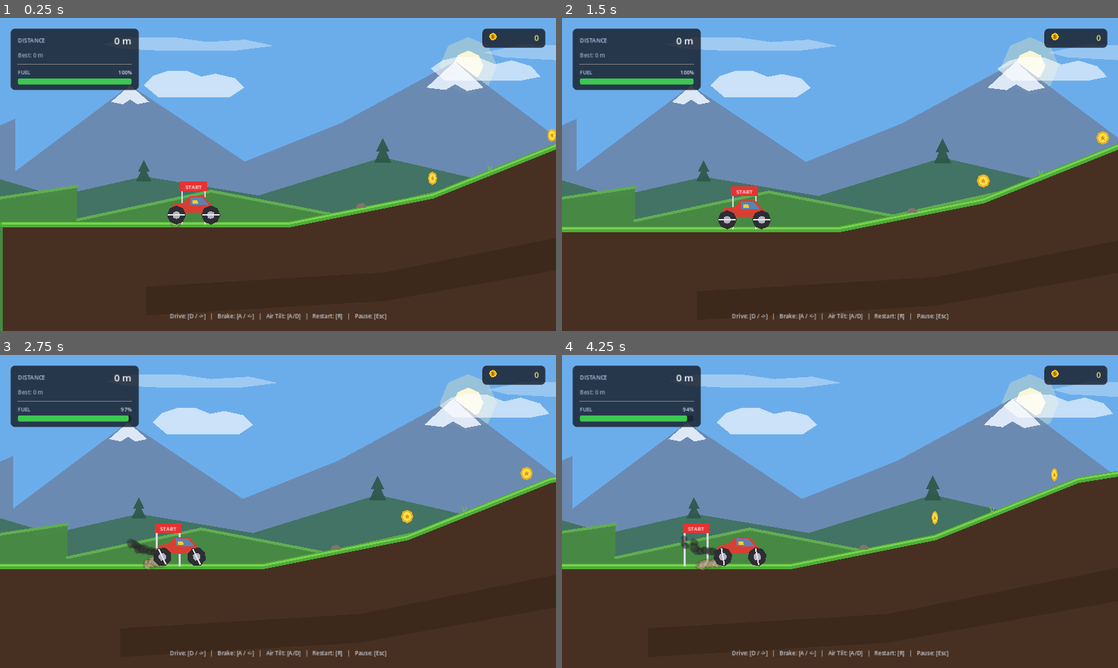
Above: before the commit, frames 1-4 (two rows, left to right).
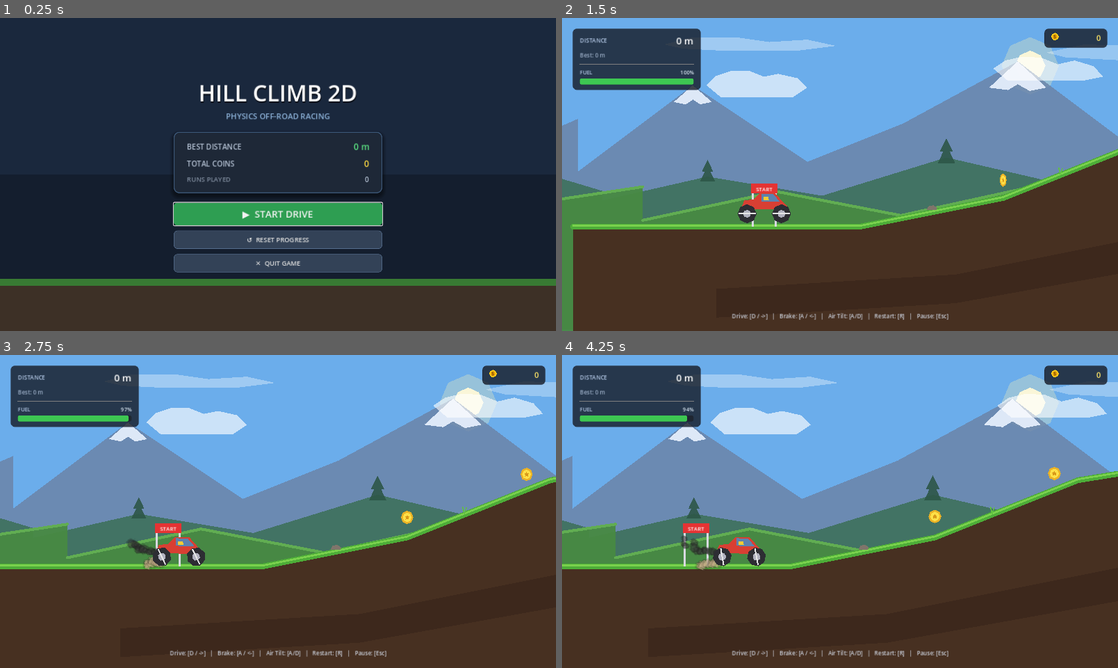
Above: after the commit, the same moments.

Repository: joelrokz2006-ops/hill-climb-2
Game: Godot game, scene res://scenes/main/Main.tscn
Same seed, same stepped clock (60 frames per second), same inputs: the game is played once before the commit and once after it.
Inputs (mouse positions are in pixels of both pictures, inside the frame that each line leads up to):
- Up to frame 1 (0.25 s): no input
- Up to frame 2 (1.5 s): click (840, 240) at 0.5 s, where only the run after the commit has a clickable "↺ RESET PROGRESS"; click (840, 215) at 1.25 s, where only the run after the commit has a clickable "▶ START DRIVE"
- Up to frame 3 (2.75 s): tap Enter (ui_accept) at 2 s; hold D from 2.03 s (still down); hold Enter (ui_accept) from 2.03 s (still down)
- Up to frame 4 (4.25 s): release D at 2.78 s; release Enter (ui_accept) at 2.78 s; hold Left (brake_reverse) 2.78-3.53 s; tap P at 2.85 s; tap Enter (ui_accept) at 3.02, 3.05, 3.32 s; hold D from 3.53 s (still down); hold Enter (ui_accept) from 3.53 s (still down)

The runs differ from the first frame. In frame 1, 82% of the frame differs, in the area x 0-100%, y 0-100%; in frame 2, 6.2%; in frame 3, 0.5%; in frame 4, 0.6%.

Commit message:
feat(core): implement SaveManager persistence, MainMenu scene, and scene switcher flow

Diff:
--- /dev/null
+++ b/scenes/main/MainMenu.tscn
@@ -0,0 +1,240 @@
+[gd_scene load_steps=7 format=3 uid="uid://main_menu_scene_001"]
+
+[ext_resource type="Script" path="res://scripts/core/MainMenuController.gd" id="1_controller"]
+
+[sub_resource type="StyleBoxFlat" id="StyleBoxFlat_card"]
+bg_color = Color(0.12, 0.16, 0.22, 0.95)
+border_width_left = 2
+border_width_top = 2
+border_width_right = 2
+border_width_bottom = 2
+border_color = Color(0.24, 0.35, 0.48, 1)
+corner_radius_top_left = 12
+corner_radius_top_right = 12
+corner_radius_bottom_right = 12
+corner_radius_bottom_left = 12
+shadow_color = Color(0, 0, 0, 0.4)
+shadow_size = 10
+shadow_offset = Vector2(0, 6)
+
+[sub_resource type="StyleBoxFlat" id="StyleBoxFlat_btn_start"]
+bg_color = Color(0.18, 0.62, 0.32, 1)
+corner_radius_top_left = 8
+corner_radius_top_right = 8
+corner_radius_bottom_right = 8
+corner_radius_bottom_left = 8
+
+[sub_resource type="StyleBoxFlat" id="StyleBoxFlat_btn_start_hover"]
+bg_color = Color(0.24, 0.75, 0.38, 1)
+corner_radius_top_left = 8
+corner_radius_top_right = 8
+corner_radius_bottom_right = 8
+corner_radius_bottom_left = 8
+
+[sub_resource type="StyleBoxFlat" id="StyleBoxFlat_btn_secondary"]
+bg_color = Color(0.2, 0.26, 0.34, 1)
+border_width_left = 1
+border_width_top = 1
+border_width_right = 1
+border_width_bottom = 1
+border_color = Color(0.35, 0.45, 0.58, 1)
+corner_radius_top_left = 8
+corner_radius_top_right = 8
+corner_radius_bottom_right = 8
+corner_radius_bottom_left = 8
+
+[sub_resource type="StyleBoxFlat" id="StyleBoxFlat_btn_secondary_hover"]
+bg_color = Color(0.28, 0.36, 0.46, 1)
+border_width_left = 1
+border_width_top = 1
+border_width_right = 1
+border_width_bottom = 1
+border_color = Color(0.45, 0.58, 0.72, 1)
+corner_radius_top_left = 8
+corner_radius_top_right = 8
+corner_radius_bottom_right = 8
+corner_radius_bottom_left = 8
+
+[node name="MainMenu" type="Control"]
+process_mode = 3
+layout_mode = 3
+anchors_preset = 15
+anchor_right = 1.0
+anchor_bottom = 1.0
+grow_horizontal = 2
+grow_vertical = 2
+script = ExtResource("1_controller")
+
+[node name="Background" type="ColorRect" parent="."]
+layout_mode = 1
+anchors_preset = 15
+anchor_right = 1.0
+anchor_bottom = 1.0
+grow_horizontal = 2
+grow_vertical = 2
+color = Color(0.08, 0.12, 0.18, 1)
+
+[node name="SkyHighlight" type="ColorRect" parent="."]
+layout_mode = 1
+anchors_preset = 10
+anchor_right = 1.0
+offset_bottom = 360.0
+grow_horizontal = 2
+color = Color(0.12, 0.18, 0.28, 0.6)
+
+[node name="DecorativeHills" type="Control" parent="."]
+layout_mode = 1
+anchors_preset = 12
+anchor_top = 1.0
+anchor_right = 1.0
+anchor_bottom = 1.0
+offset_top = -180.0
+grow_horizontal = 2
+grow_vertical = 0
+
+[node name="DirtLayer" type="ColorRect" parent="DecorativeHills"]
+layout_mode = 1
+anchors_preset = 12
+anchor_top = 1.0
+anchor_right = 1.0
+anchor_bottom = 1.0
+offset_top = -120.0
+grow_horizontal = 2
+grow_vertical = 0
+color = Color(0.24, 0.19, 0.15, 1)
+
+[node name="GrassLayer" type="ColorRect" parent="DecorativeHills"]
+layout_mode = 1
+anchors_preset = 10
+anchor_right = 1.0
+offset_top = 60.0
+offset_bottom = 76.0
+grow_horizontal = 2
+color = Color(0.22, 0.48, 0.2, 1)
+
+[node name="CenterContainer" type="CenterContainer" parent="."]
+layout_mode = 1
+anchors_preset = 15
+anchor_right = 1.0
+anchor_bottom = 1.0
+grow_horizontal = 2
+grow_vertical = 2
+
+[node name="ContentVBox" type="VBoxContainer" parent="CenterContainer"]
+custom_minimum_size = Vector2(480, 0)
+layout_mode = 2
+theme_override_constants/separation = 22
+alignment = 1
+
+[node name="TitleBox" type="VBoxContainer" parent="CenterContainer/ContentVBox"]
+layout_mode = 2
+theme_override_constants/separation = 4
+alignment = 1
+
+[node name="GameTitle" type="Label" parent="CenterContainer/ContentVBox/TitleBox"]
+layout_mode = 2
+theme_override_colors/font_shadow_color = Color(0, 0, 0, 0.6)
+theme_override_constants/shadow_offset_y = 3
+theme_override_font_sizes/font_size = 52
+text = "HILL CLIMB 2D"
+horizontal_alignment = 1
+
+[node name="SubTitle" type="Label" parent="CenterContainer/ContentVBox/TitleBox"]
+layout_mode = 2
+theme_override_colors/font_color = Color(0.55, 0.7, 0.85, 1)
+theme_override_font_sizes/font_size = 18
+text = "PHYSICS OFF-ROAD RACING"
+horizontal_alignment = 1
+
+[node name="StatsPanel" type="PanelContainer" parent="CenterContainer/ContentVBox"]
+layout_mode = 2
+theme_override_styles/panel = SubResource("StyleBoxFlat_card")
+
+[node name="MarginContainer" type="MarginContainer" parent="CenterContainer/ContentVBox/StatsPanel"]
+layout_mode = 2
+theme_override_constants/margin_left = 28
+theme_override_constants/margin_top = 18
+theme_override_constants/margin_right = 28
+theme_override_constants/margin_bottom = 18
+
+[node name="StatsGrid" type="GridContainer" parent="CenterContainer/ContentVBox/StatsPanel/MarginContainer"]
+layout_mode = 2
+theme_override_constants/h_separation = 20
+theme_override_constants/v_separation = 10
+columns = 2
+
+[node name="BestDistCaption" type="Label" parent="CenterContainer/ContentVBox/StatsPanel/MarginContainer/StatsGrid"]
+layout_mode = 2
+theme_override_colors/font_color = Color(0.7, 0.75, 0.82, 1)
+theme_override_font_sizes/font_size = 17
+text = "BEST DISTANCE"
+
+[node name="BestDistanceLabel" type="Label" parent="CenterContainer/ContentVBox/StatsPanel/MarginContainer/StatsGrid"]
+unique_name_in_owner = true
+layout_mode = 2
+size_flags_horizontal = 3
+theme_override_colors/font_color = Color(0.35, 0.88, 0.5, 1)
+theme_override_font_sizes/font_size = 20
+text = "0 m"
+horizontal_alignment = 2
+
+[node name="CoinsCaption" type="Label" parent="CenterContainer/ContentVBox/StatsPanel/MarginContainer/StatsGrid"]
+layout_mode = 2
+theme_override_colors/font_color = Color(0.7, 0.75, 0.82, 1)
+theme_override_font_sizes/font_size = 17
+text = "TOTAL COINS"
+
+[node name="TotalCoinsLabel" type="Label" parent="CenterContainer/ContentVBox/StatsPanel/MarginContainer/StatsGrid"]
+unique_name_in_owner = true
+layout_mode = 2
+size_flags_horizontal = 3
+theme_override_colors/font_color = Color(0.95, 0.82, 0.25, 1)
+theme_override_font_sizes/font_size = 20
+text = "0"
+horizontal_alignment = 2
+
+[node name="RunsCaption" type="Label" parent="CenterContainer/ContentVBox/StatsPanel/MarginContainer/StatsGrid"]
+layout_mode = 2
+theme_override_colors/font_color = Color(0.5, 0.55, 0.62, 1)
+theme_override_font_sizes/font_size = 15
+text = "RUNS PLAYED"
+
+[node name="RunsPlayedLabel" type="Label" parent="CenterContainer/ContentVBox/StatsPanel/MarginContainer/StatsGrid"]
+unique_name_in_owner = true
+layout_mode = 2
+size_flags_horizontal = 3
+theme_override_colors/font_color = Color(0.7, 0.75, 0.82, 1)
+theme_override_font_sizes/font_size = 16
+text = "0"
+horizontal_alignment = 2
+
+[node name="ButtonsVBox" type="VBoxContainer" parent="CenterContainer/ContentVBox"]
+layout_mode = 2
+theme_override_constants/separation = 12
+
+[node name="StartButton" type="Button" parent="CenterContainer/ContentVBox/ButtonsVBox"]
+unique_name_in_owner = true
+custom_minimum_size = Vector2(0, 52)
+layout_mode = 2
+theme_override_font_sizes/font_size = 22
+theme_override_styles/hover = SubResource("StyleBoxFlat_btn_start_hover")
+theme_override_styles/normal = SubResource("StyleBoxFlat_btn_start")
+text = "▶  START DRIVE"
+
+[node name="ResetSaveButton" type="Button" parent="CenterContainer/ContentVBox/ButtonsVBox"]
+unique_name_in_owner = true
+custom_minimum_size = Vector2(0, 42)
+layout_mode = 2
+theme_override_font_sizes/font_size = 15
+theme_override_styles/hover = SubResource("StyleBoxFlat_btn_secondary_hover")
+theme_override_styles/normal = SubResource("StyleBoxFlat_btn_secondary")
+text = "↺  RESET PROGRESS"
+
+[node name="QuitButton" type="Button" parent="CenterContainer/ContentVBox/ButtonsVBox"]
+unique_name_in_owner = true
+custom_minimum_size = Vector2(0, 42)
+layout_mode = 2
+theme_override_font_sizes/font_size = 15
+theme_override_styles/hover = SubResource("StyleBoxFlat_btn_secondary_hover")
+theme_override_styles/normal = SubResource("StyleBoxFlat_btn_secondary")
+text = "✕  QUIT GAME"
--- a/scripts/core/Game.gd
+++ b/scripts/core/Game.gd
@@ -5,6 +5,8 @@
 ## Owns vehicle spawn positioning, distance metric tracking, game-over detection, and local scene resets.
 
 const GameManagerScript = preload("res://scripts/core/GameManager.gd")
+
+signal return_to_main_menu_requested
 
 @export var spawn_position: Vector2 = Vector2(0.0, 360.0)
 
@@ -126,3 +128,8 @@
 		game_manager.restart_run()
 	else:
 		_on_run_restarted()
+
+func exit_to_main_menu() -> void:
+	if is_instance_valid(game_manager):
+		game_manager.pause_run(false)
+	return_to_main_menu_requested.emit()
--- a/scripts/core/GameManager.gd
+++ b/scripts/core/GameManager.gd
@@ -3,6 +3,8 @@
 
 ## GameManager: Central coordinator for run states, scoring, and high-level game events.
 ## Designed to keep vehicle physics and UI decoupled via clean signals.
+
+const SaveManager = preload("res://scripts/core/SaveManager.gd")
 
 enum RunState {
 	READY,
@@ -32,6 +34,7 @@
 func _ready() -> void:
 	process_mode = Node.PROCESS_MODE_ALWAYS
 	_ensure_input_actions()
+	best_distance = SaveManager.get_best_distance()
 
 func _process(delta: float) -> void:
 	if current_state == RunState.PLAYING:
@@ -72,11 +75,9 @@
 	current_state = RunState.FINISHED
 	finish_reason = reason
 
-	if current_distance > best_distance:
-		best_distance = current_distance
-		is_new_record = true
-	else:
-		is_new_record = false
+	var save_result := SaveManager.record_run(current_distance, coins_collected)
+	best_distance = float(save_result["best_distance"])
+	is_new_record = bool(save_result["is_new_record"])
 
 	run_finished.emit(current_distance, coins_collected, finish_reason)
 
--- a/scripts/core/Main.gd
+++ b/scripts/core/Main.gd
@@ -1,22 +1,42 @@
 class_name MainController
 extends Node
 
-## MainController: Entry point for scene switching and lifecycle management.
-## Keeps MainMenu and Game separated, enabling modular flow.
+## MainController: Master scene switcher and lifecycle manager.
+## Orchestrates clean transitions between MainMenu and Game scenes.
 
 @export var default_game_scene: PackedScene = preload("res://scenes/game/Game.tscn")
+@export var default_menu_scene: PackedScene = preload("res://scenes/main/MainMenu.tscn")
+@export var start_with_menu: bool = true
 
 @onready var scene_container: Node = $SceneContainer
 
 var current_scene_node: Node = null
 
 func _ready() -> void:
-	load_game()
+	if start_with_menu and default_menu_scene != null:
+		load_menu()
+	else:
+		load_game()
+
+func load_menu() -> void:
+	_switch_scene(default_menu_scene)
+	if is_instance_valid(current_scene_node):
+		if current_scene_node.has_signal("start_game_requested") and not current_scene_node.start_game_requested.is_connected(load_game):
+			current_scene_node.start_game_requested.connect(load_game)
 
 func load_game() -> void:
 	_switch_scene(default_game_scene)
+	if is_instance_valid(current_scene_node):
+		if current_scene_node.has_signal("return_to_main_menu_requested") and not current_scene_node.return_to_main_menu_requested.is_connected(load_menu):
+			current_scene_node.return_to_main_menu_requested.connect(load_menu)
 
 func _switch_scene(new_scene: PackedScene) -> void:
+	if not is_instance_valid(scene_container):
+		scene_container = get_node_or_null("SceneContainer")
+	if not is_instance_valid(scene_container):
+		push_error("MainController: SceneContainer is missing!")
+		return
+
 	if is_instance_valid(current_scene_node):
 		current_scene_node.queue_free()
 		current_scene_node = null
--- /dev/null
+++ b/scripts/core/MainMenuController.gd
@@ -0,0 +1,58 @@
+class_name MainMenuController
+extends Control
+
+## MainMenuController: Oversees the startup menu, displaying high scores, bank balance,
+## and directing transitions into the Game run loop.
+
+const SaveManager = preload("res://scripts/core/SaveManager.gd")
+
+signal start_game_requested
+signal quit_requested
+
+@onready var best_distance_label: Label = %BestDistanceLabel
+@onready var total_coins_label: Label = %TotalCoinsLabel
+@onready var runs_played_label: Label = %RunsPlayedLabel
+@onready var start_button: Button = %StartButton
+@onready var reset_save_button: Button = %ResetSaveButton
+@onready var quit_button: Button = %QuitButton
+
+func _ready() -> void:
+	refresh_stats()
+	_connect_signals()
+	if is_instance_valid(start_button):
+		start_button.grab_focus()
+
+func refresh_stats() -> void:
+	var data := SaveManager.load_save()
+	if is_instance_valid(best_distance_label):
+		best_distance_label.text = "%d m" % int(data.get("best_distance", 0.0))
+	if is_instance_valid(total_coins_label):
+		total_coins_label.text = "%d" % int(data.get("total_coins", 0))
+	if is_instance_valid(runs_played_label):
+		runs_played_label.text = "%d" % int(data.get("runs_played", 0))
+
+func _connect_signals() -> void:
+	if is_instance_valid(start_button) and not start_button.pressed.is_connected(_on_start_pressed):
+		start_button.pressed.connect(_on_start_pressed)
+	if is_instance_valid(reset_save_button) and not reset_save_button.pressed.is_connected(_on_reset_pressed):
+		reset_save_button.pressed.connect(_on_reset_pressed)
+	if is_instance_valid(quit_button) and not quit_button.pressed.is_connected(_on_quit_pressed):
+		quit_button.pressed.connect(_on_quit_pressed)
+
+func _on_start_pressed() -> void:
+	start_game_requested.emit()
+
+func _on_reset_pressed() -> void:
+	SaveManager.reset_save()
+	refresh_stats()
+
+func _on_quit_pressed() -> void:
+	quit_requested.emit()
+	get_tree().quit()
+
+func _unhandled_input(event: InputEvent) -> void:
+	if not visible:
+		return
+	if event.is_action_pressed("ui_accept"):
+		get_viewport().set_input_as_handled()
+		_on_start_pressed()
--- /dev/null
+++ b/scripts/core/SaveManager.gd
@@ -0,0 +1,106 @@
+class_name SaveManager
+extends RefCounted
+
+## SaveManager: Centralized save & load persistence for Hill Climb 2D.
+## Manages high scores, collected coins, upgrade tiers, and settings in user://savegame.json.
+
+const DEFAULT_SAVE_PATH: String = "user://savegame.json"
+
+const DEFAULT_SAVE_DATA: Dictionary = {
+	"version": 1,
+	"best_distance": 0.0,
+	"total_coins": 0,
+	"runs_played": 0,
+	"sound_volume": 1.0,
+	"music_volume": 1.0,
+	"upgrades": {
+		"engine": 1,
+		"tires": 1,
+		"suspension": 1,
+		"fuel_tank": 1
+	}
+}
+
+## Optional custom path for isolated testing
+static var custom_save_path: String = ""
+
+static func get_save_path() -> String:
+	if not custom_save_path.is_empty():
+		return custom_save_path
+	return DEFAULT_SAVE_PATH
+
+static func load_save() -> Dictionary:
+	var path := get_save_path()
+	if not FileAccess.file_exists(path):
+		return DEFAULT_SAVE_DATA.duplicate(true)
+
+	var file := FileAccess.open(path, FileAccess.READ)
+	if not file:
+		push_warning("SaveManager: Failed to open save file for read at %s" % path)
+		return DEFAULT_SAVE_DATA.duplicate(true)
+
+	var text := file.get_as_text()
+	file.close()
+
+	var json_data = JSON.parse_string(text)
+	if not (json_data is Dictionary):
+		push_warning("SaveManager: Save data corrupted or invalid at %s, using defaults." % path)
+		return DEFAULT_SAVE_DATA.duplicate(true)
+
+	# Merge loaded data with defaults to ensure all required keys exist
+	var merged := DEFAULT_SAVE_DATA.duplicate(true)
+	for key in json_data.keys():
+		merged[key] = json_data[key]
+
+	return merged
+
+static func save_game(data: Dictionary) -> bool:
+	var path := get_save_path()
+	var file := FileAccess.open(path, FileAccess.WRITE)
+	if not file:
+		push_error("SaveManager: Failed to open save file for write at %s" % path)
+		return false
+
+	var json_string := JSON.stringify(data, "\t")
+	file.store_string(json_string)
+	file.close()
+	return true
+
+static func get_best_distance() -> float:
+	var data := load_save()
+	return float(data.get("best_distance", 0.0))
+
+static func get_total_coins() -> int:
+	var data := load_save()
+	return int(data.get("total_coins", 0))
+
+static func get_runs_played() -> int:
+	var data := load_save()
+	return int(data.get("runs_played", 0))
+
+static func record_run(distance: float, coins: int) -> Dictionary:
+	var data := load_save()
+	data["runs_played"] = int(data.get("runs_played", 0)) + 1
+	data["total_coins"] = int(data.get("total_coins", 0)) + maxi(0, coins)
+
+	var prev_best: float = float(data.get("best_distance", 0.0))
+	var is_new_record: bool = false
+	if distance > prev_best:
+		data["best_distance"] = distance
+		is_new_record = true
+
+	save_game(data)
+	return {
+		"is_new_record": is_new_record,
+		"best_distance": float(data["best_distance"]),
+		"total_coins": int(data["total_coins"]),
+		"runs_played": int(data["runs_played"])
+	}
+
+static func reset_save() -> bool:
+	var path := get_save_path()
+	if FileAccess.file_exists(path):
+		var dir := DirAccess.open("user://")
+		if dir:
+			dir.remove(path.get_file())
+	return save_game(DEFAULT_SAVE_DATA.duplicate(true))
--- a/tests/test_game_loop.gd
+++ b/tests/test_game_loop.gd
@@ -13,6 +13,12 @@
 	# Wait for ready and scene initialization
 	for i in range(10):
 		await process_frame
+
+	# Transition into Game scene if starting in menu
+	if main_scene.has_method("load_game") and not main_scene.get_node_or_null("SceneContainer/Game"):
+		main_scene.load_game()
+		for i in range(5):
+			await process_frame
 
 	var game = main_scene.get_node_or_null("SceneContainer/Game")
 	assert(game != null, "Game node must be instantiated inside SceneContainer")
--- /dev/null
+++ b/tests/test_main_menu_and_save.gd
@@ -0,0 +1,120 @@
+extends SceneTree
+
+const SaveManager = preload("res://scripts/core/SaveManager.gd")
+const MainMenuController = preload("res://scripts/core/MainMenuController.gd")
+
+func _init() -> void:
+	print("==================================================")
+	print("--- BEGIN MAIN MENU & PERSISTENCE TEST SUITE ---")
+	print("==================================================")
+
+	# ----------------------------------------------------
+	# PART 1: TEST SAVEMANAGER PERSISTENCE & FILE I/O
+	# ----------------------------------------------------
+	print("-> Testing SaveManager serialization and persistence...")
+	SaveManager.custom_save_path = "user://test_save_unit_test.json"
+	SaveManager.reset_save()
+
+	var initial_data: Dictionary = SaveManager.load_save()
+	assert(initial_data.get("best_distance", -1.0) == 0.0, "Initial best_distance should be 0")
+	assert(initial_data.get("total_coins", -1) == 0, "Initial total_coins should be 0")
+	print("  ✓ SaveManager default initialization verified")
+
+	# Record Run 1: 150m, 12 coins
+	var rec1: Dictionary = SaveManager.record_run(150.0, 12)
+	assert(rec1["is_new_record"] == true, "Run 1 must be a new record")
+	assert(rec1["best_distance"] == 150.0, "Run 1 best distance must be 150.0")
+	assert(rec1["total_coins"] == 12, "Run 1 total coins must be 12")
+	assert(rec1["runs_played"] == 1, "Runs played must be 1")
+	print("  ✓ Run 1 recorded: best_distance = 150m, total_coins = 12 (NEW RECORD)")
+
+	# Record Run 2: 95m (no record), 8 coins
+	var rec2: Dictionary = SaveManager.record_run(95.0, 8)
+	assert(rec2["is_new_record"] == false, "Run 2 should not be a record")
+	assert(rec2["best_distance"] == 150.0, "Best distance should remain 150.0")
+	assert(rec2["total_coins"] == 20, "Total coins must accumulate to 20")
+	assert(rec2["runs_played"] == 2, "Runs played must be 2")
+	print("  ✓ Run 2 recorded: best_distance preserved at 150m, coins accumulated to 20")
+
+	# Re-read from disk to prove persistence
+	var disk_data: Dictionary = SaveManager.load_save()
+	assert(disk_data["best_distance"] == 150.0, "Persisted best_distance must match disk file")
+	assert(disk_data["total_coins"] == 20, "Persisted total_coins must match disk file")
+	print("  ✓ Disk reload verified: persistent data matches expectations")
+
+	# ----------------------------------------------------
+	# PART 2: TEST MAIN MENU SCENE UI & STAT DISPLAY
+	# ----------------------------------------------------
+	print("-> Testing MainMenu.tscn UI and stat display...")
+	var menu_packed = load("res://scenes/main/MainMenu.tscn")
+	assert(menu_packed != null, "MainMenu.tscn must load successfully")
+	var menu_instance = menu_packed.instantiate()
+	root.add_child(menu_instance)
+
+	for i in range(5):
+		await process_frame
+
+	var best_lbl: Label = menu_instance.get_node("%BestDistanceLabel")
+	var coins_lbl: Label = menu_instance.get_node("%TotalCoinsLabel")
+	var runs_lbl: Label = menu_instance.get_node("%RunsPlayedLabel")
+
+	assert(best_lbl != null and best_lbl.text == "150 m", "Best distance UI label should display '150 m'")
+	assert(coins_lbl != null and coins_lbl.text == "20", "Total coins UI label should display '20'")
+	assert(runs_lbl != null and runs_lbl.text == "2", "Runs played UI label should display '2'")
+	print("  ✓ MainMenu UI displays live stats from SaveManager accurately")
+
+	var flags := { "start_fired": false }
+	menu_instance.start_game_requested.connect(func(): flags["start_fired"] = true)
+	var start_btn: Button = menu_instance.get_node("%StartButton")
+	assert(start_btn != null, "StartButton must exist in MainMenu")
+	start_btn.pressed.emit()
+	assert(flags["start_fired"] == true, "Start button press must emit start_game_requested")
+	print("  ✓ StartButton emits start_game_requested signal")
+
+	menu_instance.queue_free()
+	for i in range(5):
+		await process_frame
+
+	# ----------------------------------------------------
+	# PART 3: TEST MAIN SCENE TRANSITION FLOW
+	# ----------------------------------------------------
+	print("-> Testing Main.tscn Scene Switcher (Menu -> Game -> Menu)...")
+	var main_packed = load("res://scenes/main/Main.tscn")
+	assert(main_packed != null, "Main.tscn must load successfully")
+	var main_node = main_packed.instantiate()
+	root.add_child(main_node)
+
+	for i in range(10):
+		await process_frame
+
+	# 1. MainMenu should be active initially
+	var initial_child = main_node.get_node("SceneContainer").get_child(0)
+	assert(initial_child is MainMenuController, "SceneContainer should initially hold MainMenu")
+	print("  ✓ Game boots into MainMenu by default")
+
+	# 2. Trigger Start Drive -> Game loads
+	initial_child.start_game_requested.emit()
+	for i in range(10):
+		await process_frame
+
+	var active_game = main_node.get_node_or_null("SceneContainer/Game")
+	assert(active_game != null, "Game scene must be instantiated upon starting drive")
+	print("  ✓ Transition to Game scene verified")
+
+	# 3. Trigger Return to Menu -> MainMenu returns
+	active_game.exit_to_main_menu()
+	for i in range(10):
+		await process_frame
+
+	var returned_menu = main_node.get_node("SceneContainer").get_child(0)
+	assert(returned_menu is MainMenuController, "SceneContainer should return to MainMenu")
+	print("  ✓ Return to MainMenu transition verified")
+
+	# Cleanup test save
+	SaveManager.reset_save()
+	SaveManager.custom_save_path = ""
+
+	print("==================================================")
+	print("✓ ALL MAIN MENU & PERSISTENCE TESTS PASSED!")
+	print("==================================================")
+	quit(0)
--- a/tests/test_phase2_core_loop.gd
+++ b/tests/test_phase2_core_loop.gd
@@ -14,6 +14,13 @@
 	for i in range(15):
 		await process_frame
 		await physics_frame
+
+	# Transition into Game scene if starting in menu
+	if main_scene.has_method("load_game") and not main_scene.get_node_or_null("SceneContainer/Game"):
+		main_scene.load_game()
+		for i in range(5):
+			await process_frame
+			await physics_frame
 
 	var game: GameScene = main_scene.get_node_or_null("SceneContainer/Game")
 	assert(game != null, "Game node must exist in SceneContainer")
Not shown, changed: DEVELOPMENT_PROGRESS.md
Not shown, changed: HILL_CLIMB_MASTER_TODO.md
